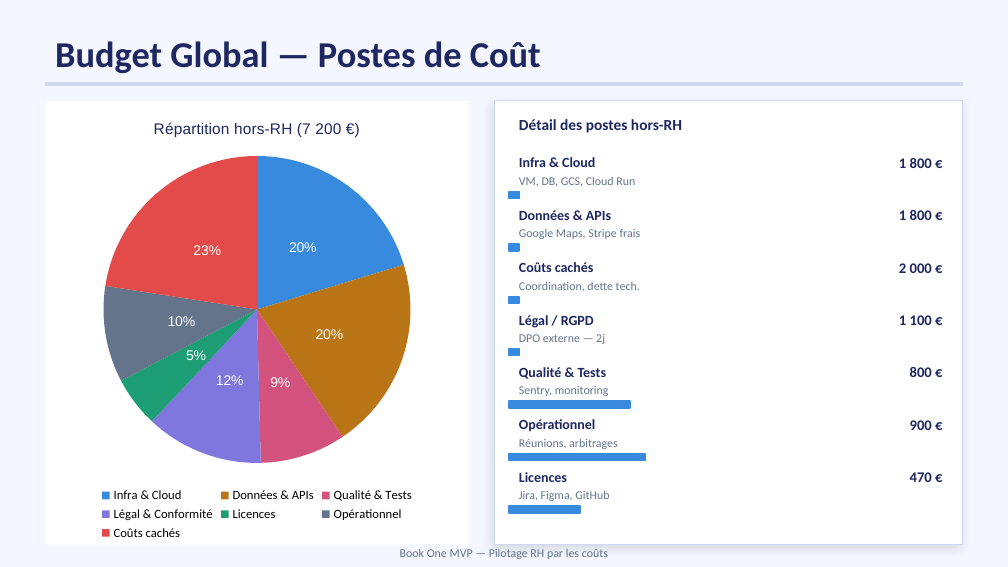
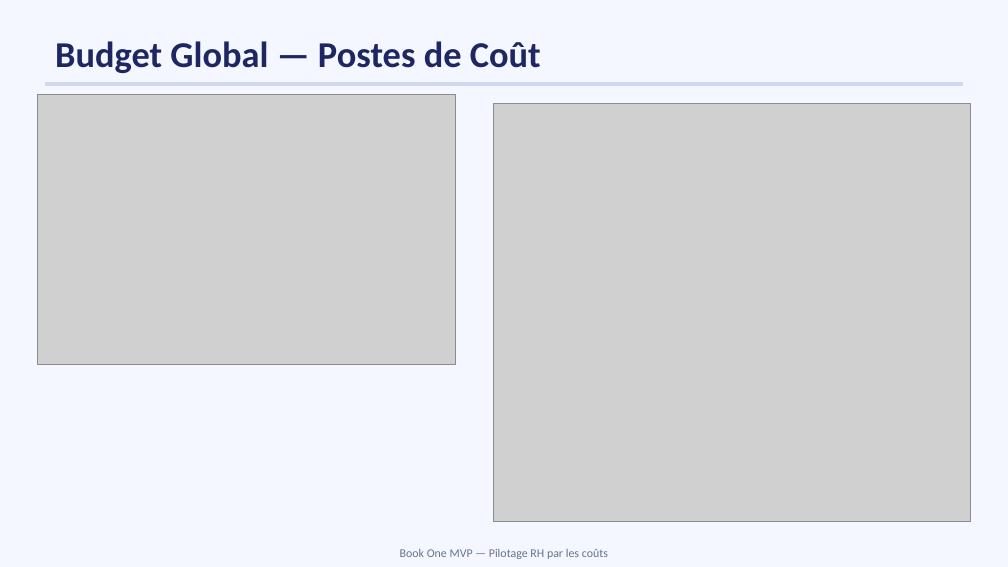
Before and after one commit to BeanEden/Pilotage_par_les_couts_book_one, a slide deck: slide 7 of BookOne_Pilotage.pptx. Drawn at 1008x567 pixels with LibreOffice and Linux fonts; fonts in the diff are those of the drawing; grey boxes stand for pictures. Boxes give left, top, right and bottom in pixels: in the first picture for what was removed or moved away, otherwise in the second. Text is boxed around its words. In the diff, an @@ line names an element or a change of style, - is before the commit and + after.

```diff
--- a/BookOne_Pilotage.pptx
+++ b/BookOne_Pilotage.pptx
@@ picture added at (38, 94, 457, 364) @@
@@ pie chart removed at (45, 101, 469, 544) @@
-title "Répartition hors-RH (7 200 €)"
-categories: Infra & Cloud, Données & APIs, Qualité & Tests, Légal & Conformité, Licences, Opérationnel, Coûts cachés
-Series 1: 20, 20, 9, 12, 5, 10, 23
@@ picture added at (493, 103, 970, 521) @@
@@ rectangle removed at (494, 101, 963, 544) @@
@@ text removed at (519, 119, 682, 133) @@
-Détail des postes hors-RH
@@ text removed at (519, 157, 595, 167) @@
-Infra & Cloud
@@ text removed at (519, 177, 635, 186) @@
-VM, DB, GCS, Cloud Run
@@ text removed at (899, 158, 932, 168) @@
-1 800 €
@@ rectangle removed at (509, 192, 519, 199) @@
@@ text removed at (519, 210, 611, 220) @@
-Données & APIs
@@ text removed at (519, 229, 641, 239) @@
-Google Maps, Stripe frais
@@ text removed at (899, 210, 932, 220) @@
-1 800 €
@@ rectangle removed at (509, 244, 519, 251) @@
@@ text removed at (519, 262, 594, 272) @@
-Coûts cachés
@@ text removed at (899, 263, 932, 273) @@
-2 000 €
@@ rectangle removed at (509, 296, 519, 303) @@
@@ text removed at (519, 282, 640, 291) @@
-Coordination, dette tech.
@@ text removed at (519, 315, 594, 328) @@
-Légal / RGPD
@@ text removed at (899, 315, 932, 325) @@
-1 100 €
@@ rectangle removed at (509, 349, 519, 356) @@
@@ text removed at (519, 334, 605, 344) @@
-DPO externe — 2j
@@ text removed at (519, 367, 607, 379) @@
-Qualité & Tests
@@ text removed at (519, 386, 609, 396) @@
-Sentry, monitoring
@@ text removed at (910, 367, 932, 377) @@
-800 €
@@ rectangle removed at (509, 401, 630, 408) @@
@@ text removed at (519, 419, 595, 432) @@
-Opérationnel
@@ text removed at (519, 439, 618, 449) @@
-Réunions, arbitrages
@@ text removed at (910, 420, 932, 430) @@
-900 €
@@ rectangle removed at (509, 454, 645, 461) @@
@@ text removed at (519, 472, 567, 482) @@
-Licences
@@ text removed at (910, 472, 932, 482) @@
-470 €
@@ rectangle removed at (509, 506, 580, 513) @@
@@ text removed at (519, 491, 609, 501) @@
-Jira, Figma, GitHub
```
Also in this commit, not shown: 6 other slides changed, 2 slides added, 3 other files.
